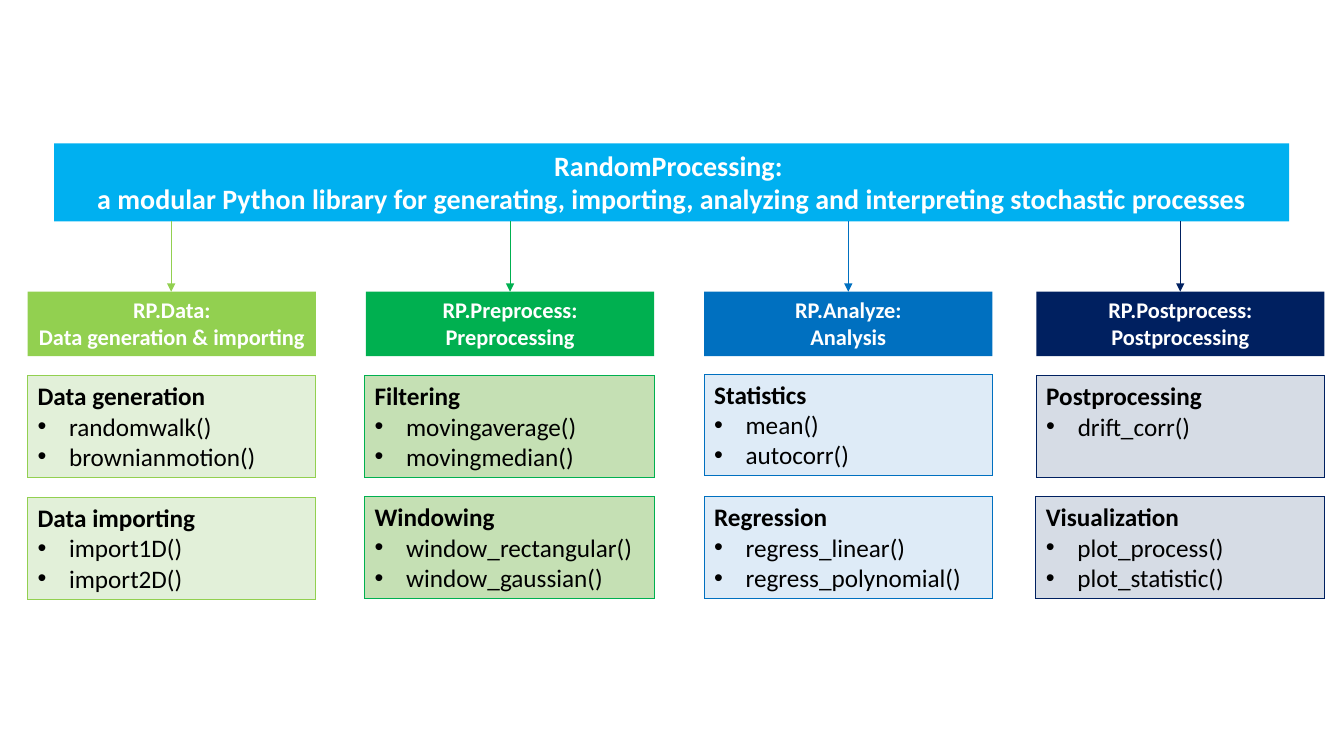
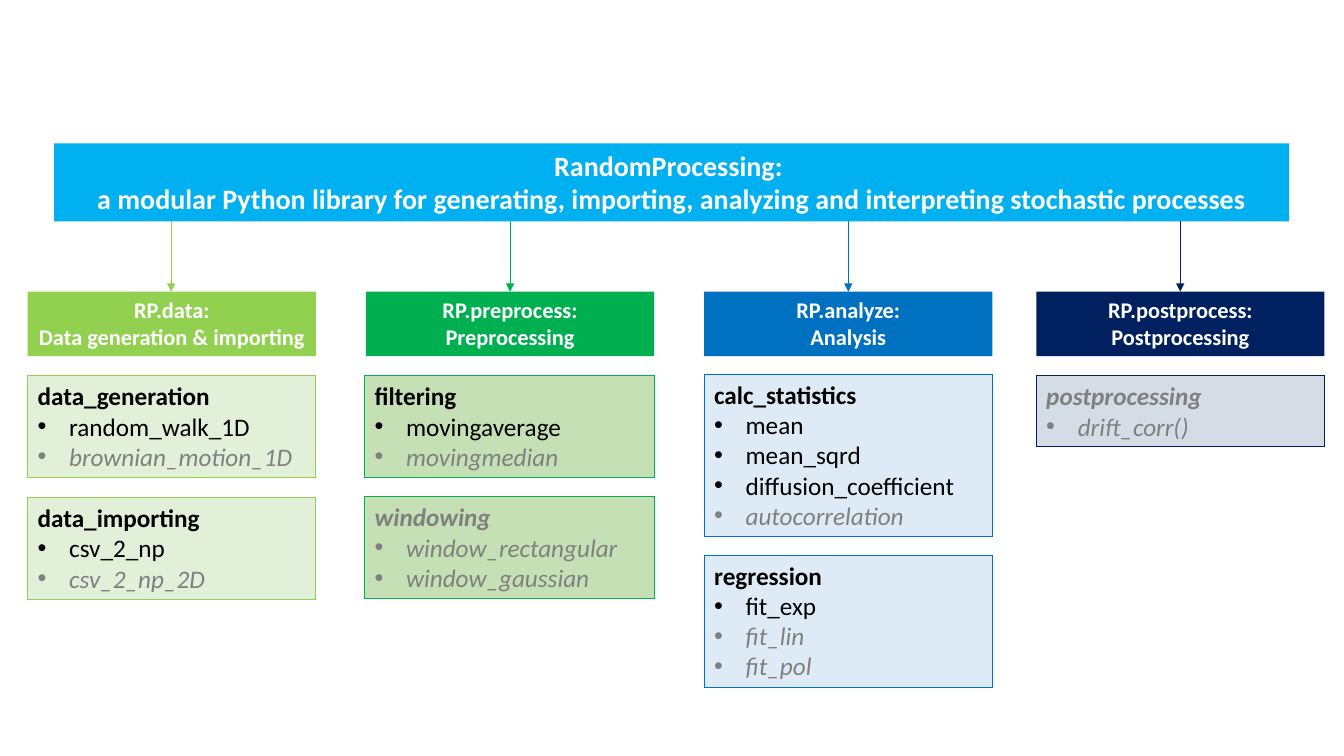
Before and after one commit to DylanKalisvaart/RandomProcessing, a slide deck: slide 1 of random-processing.pptx. Drawn at 1344x756 pixels with LibreOffice and Linux fonts; fonts in the diff are those of the drawing. Boxes give left, top, right and bottom in pixels: in the first picture for what was removed or moved away, otherwise in the second. Text is boxed around its words. In the diff, an @@ line names an element or a change of style, - is before the commit and + after.

```diff
--- a/random-processing.pptx
+++ b/random-processing.pptx
@@ text in rectangle at (x1=134, y1=302, x2=209, y2=318): text changed @@
-RP.Data:
+RP.data:
@@ text in rectangle at (x1=442, y1=303, x2=577, y2=322): text changed @@
-RP.Preprocess:
+RP.preprocess:
@@ text in rectangle at (x1=796, y1=302, x2=900, y2=322): text changed @@
-RP.Analyze:
+RP.analyze:
@@ text in rectangle at (x1=1108, y1=303, x2=1252, y2=322): text changed @@
-RP.Postprocess:
+RP.postprocess:
@@ text in rectangle at (x1=38, y1=387, x2=292, y2=470): text changed @@
-Data generation
-• randomwalk()
-• brownianmotion()
+data_generation
+• random_walk_1D
+• brownian_motion_1D
@@ text in rectangle at (x1=375, y1=387, x2=561, y2=470): text changed @@
-Filtering
-• movingaverage()
-• movingmedian()
+filtering
+• movingaverage
+• movingmedian
@@ rectangle "calc_statistics" resized from (x1=705, y1=374, x2=993, y2=476) to (x1=705, y1=374, x2=993, y2=537) @@
@@ text in rectangle at (x1=714, y1=386, x2=954, y2=525): text changed @@
-Statistics
-• mean()
-• autocorr()
+calc_statistics
+• mean
+• mean_sqrd
+• diffusion_coefficient
+• autocorrelation
@@ rectangle "postprocessing" resized from (x1=1036, y1=376, x2=1325, y2=478) to (x1=1036, y1=376, x2=1325, y2=448) @@
@@ text in rectangle at (x1=1046, y1=387, x2=1201, y2=409): text changed; text colour #000000 to #808080; italic on @@
-Postprocessing
+postprocessing
@@ text in rectangle at (x1=1078, y1=418, x2=1189, y2=439): text colour #000000 to #808080, italic on in "drift_corr()" @@
@@ text in rectangle at (x1=38, y1=509, x2=205, y2=592): text changed @@
-Data importing
-• import1D()
-• import2D()
+data_importing
+• csv_2_np
+• csv_2_np_2D
@@ text in rectangle at (x1=375, y1=508, x2=617, y2=591): text changed; text colour #000000 to #808080; italic on @@
-Windowing
-• window_rectangular()
-• window_gaussian()
+windowing
+• window_rectangular
+• window_gaussian
@@ rectangle removed at (x1=1036, y1=497, x2=1325, y2=599) @@
-Visualization
-• plot_process()
-• plot_statistic()
@@ rectangle "regression" resized from (x1=705, y1=497, x2=993, y2=599) to (x1=705, y1=556, x2=993, y2=688) @@
@@ text in rectangle at (x1=714, y1=567, x2=822, y2=679): text changed @@
-Regression
-• regress_linear()
-• regress_polynomial()
+regression
+• fit_exp
+• fit_lin
+• fit_pol
```
Also in this commit, not shown: 1 other file.
